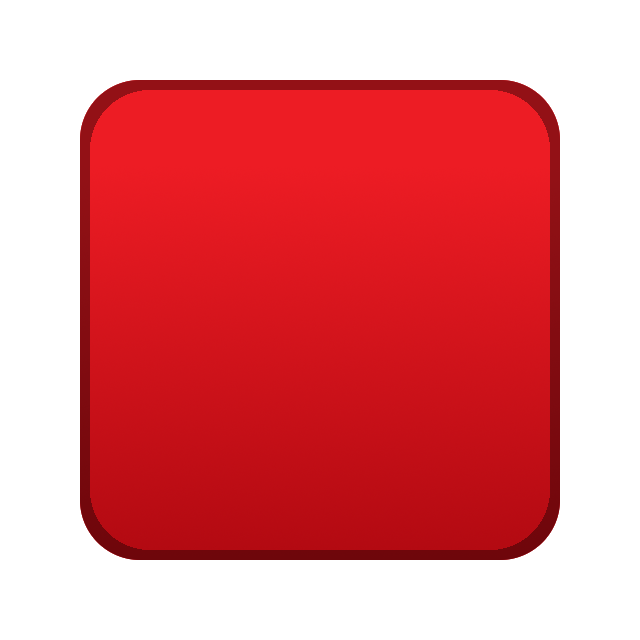
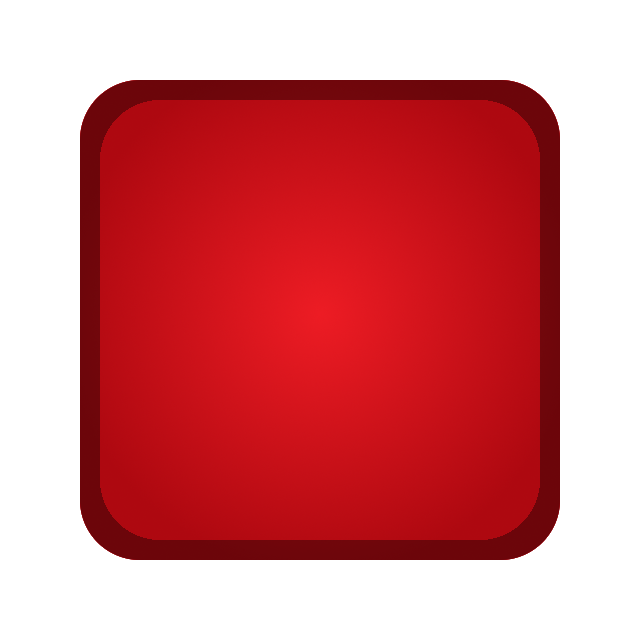
Two versions of the same layered image (640px x 640px). Layer-by-layer changes:
painted on "Layer #1" over [90, 90, 550, 550]
painted on "Layer" over [80, 80, 560, 560]
hid "Background" over [80, 80, 560, 560]
